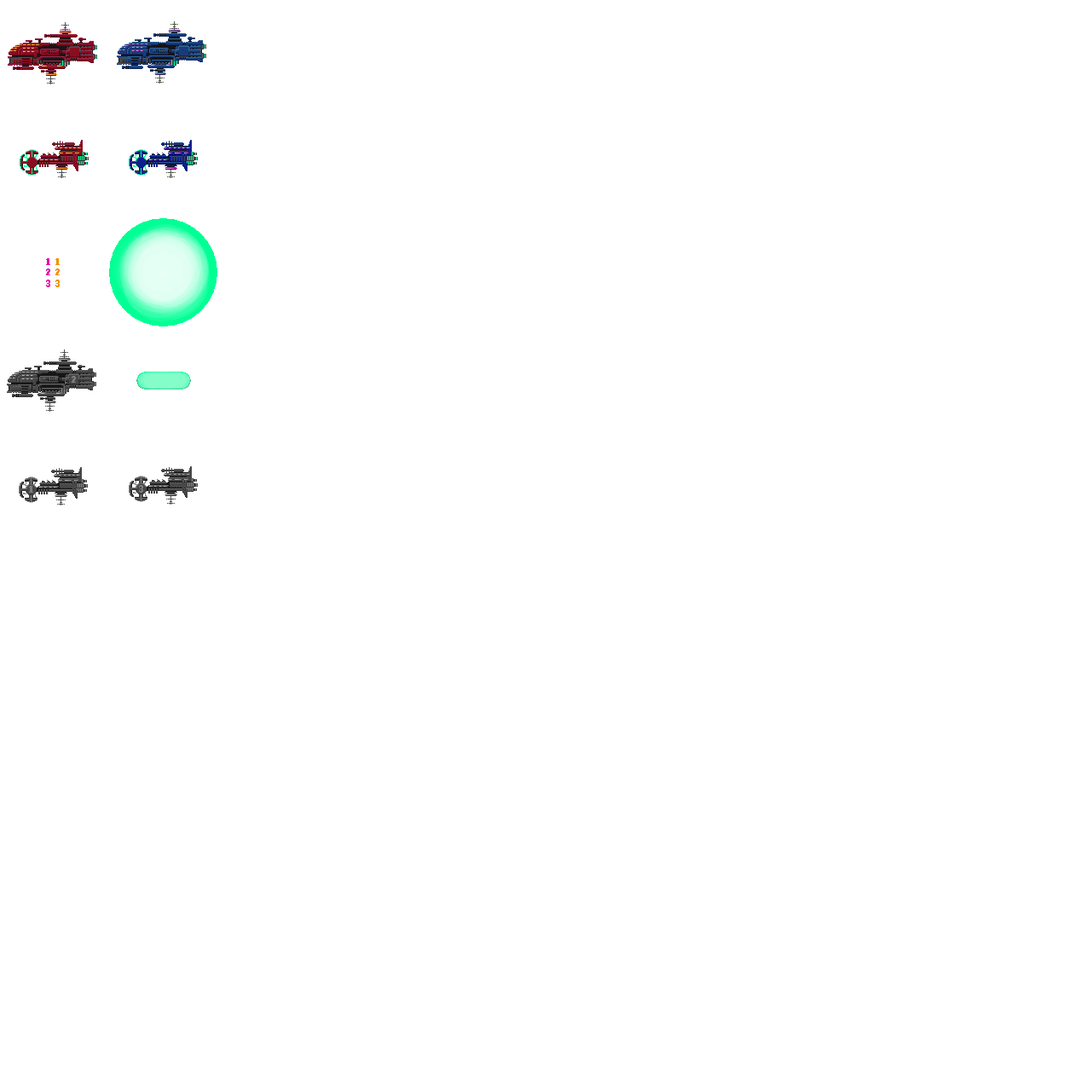
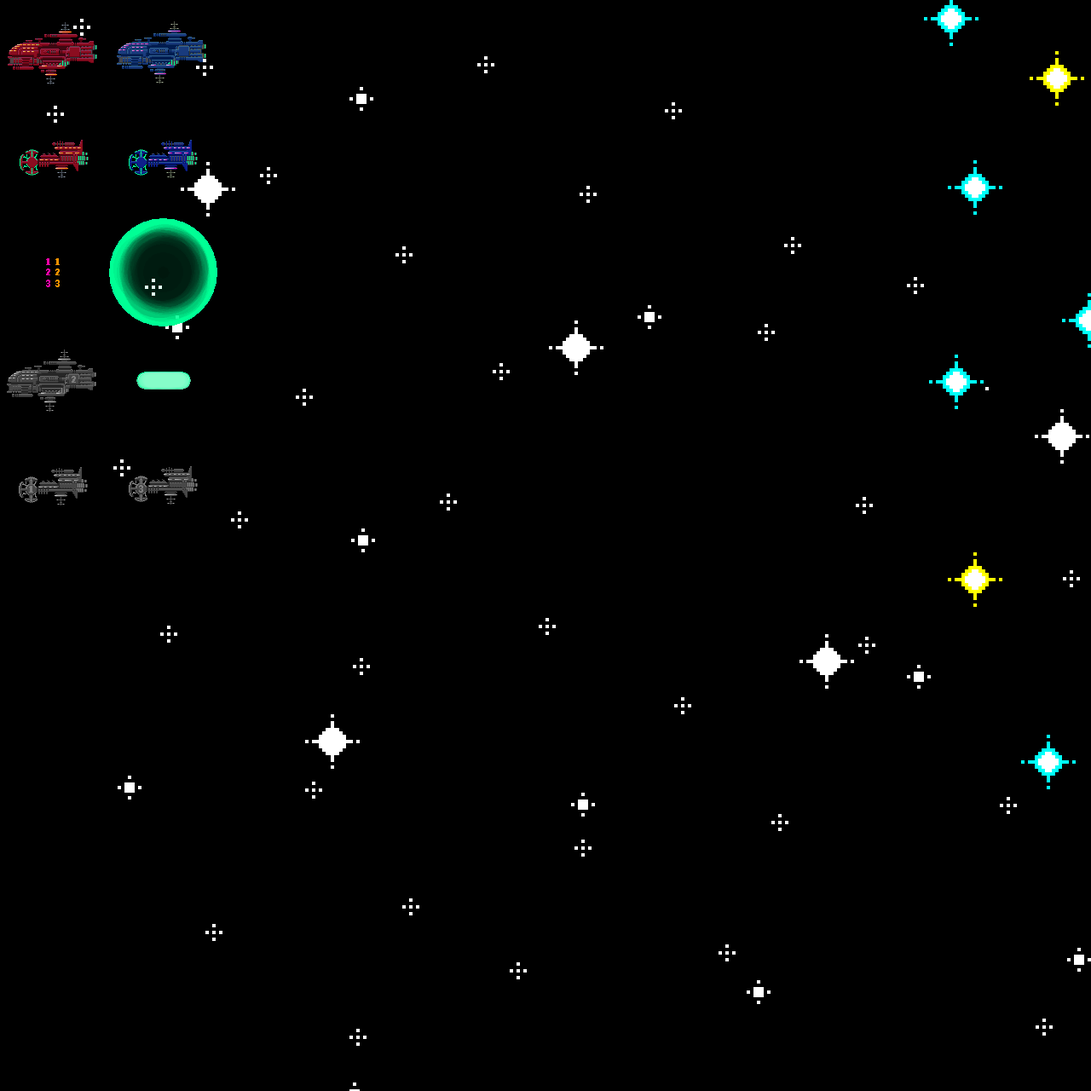
Layers edited between the first and the second 1091 x 1091 image:
painted on "Layer 9" over [8, 32, 203, 499]
showed "Layer 1" over [0, 0, 1091, 1091]
